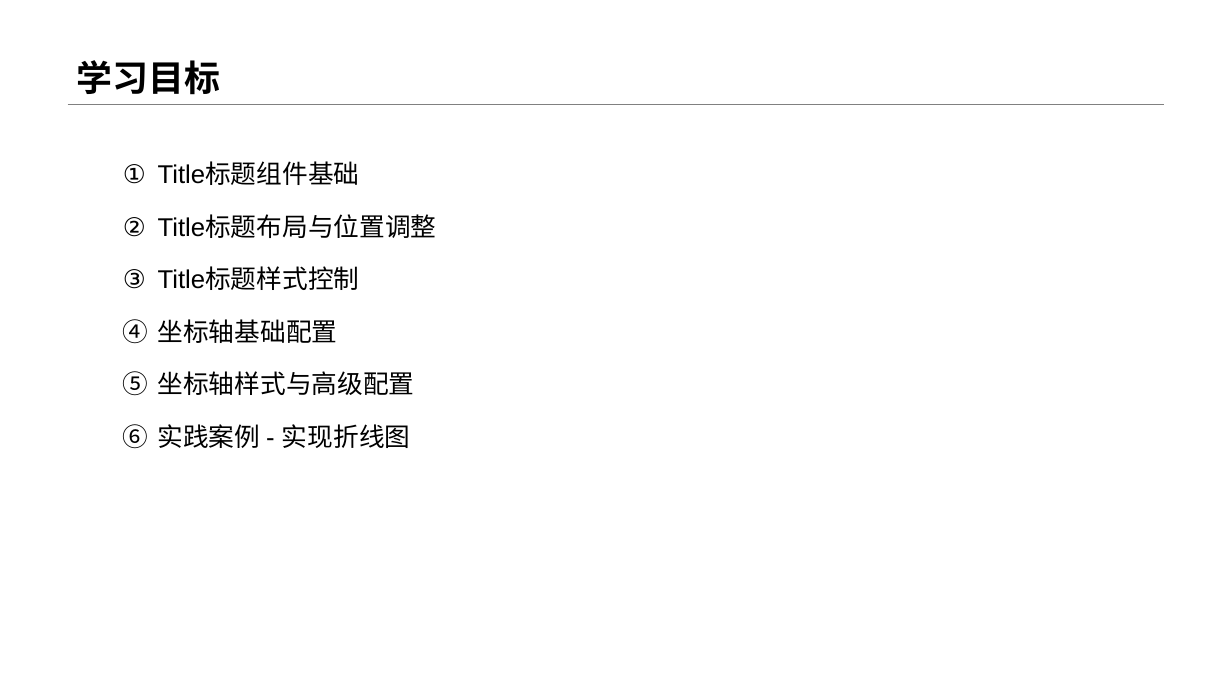
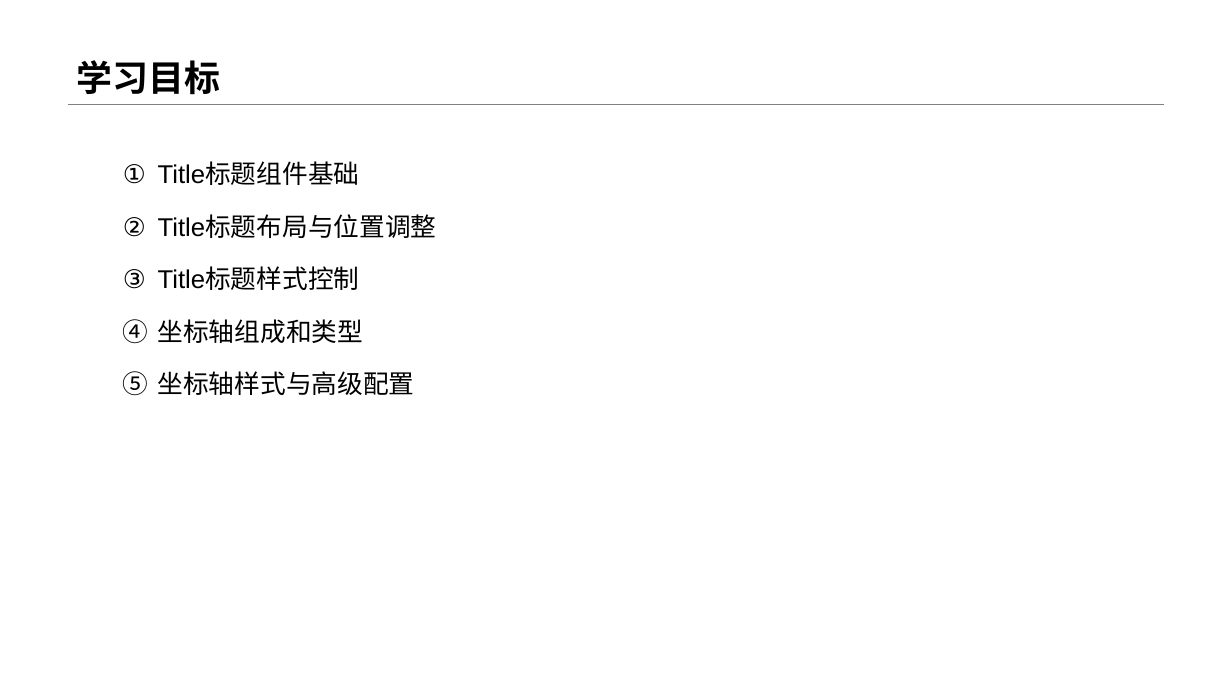
Before and after one commit to menglin1997/vchartCourse, a slide deck: slide 2 of code/Chapter 2 - Detailed Explanation of Chart Concepts/07-Title and coordinate axis control/07-标题和坐标轴配置.pptx. Drawn at 1232x693 pixels with LibreOffice and Linux fonts; fonts in the diff are those of the drawing. Boxes give left, top, right and bottom in pixels: in the first picture for what was removed or moved away, otherwise in the second. Text is boxed around its words. In the diff, an @@ line names an element or a change of style, - is before the commit and + after.

```diff
--- a/code/Chapter 2 - Detailed Explanation of Chart Concepts/07-Title and coordinate axis control/07-标题和坐标轴配置.pptx
+++ b/code/Chapter 2 - Detailed Explanation of Chart Concepts/07-Title and coordinate axis control/07-标题和坐标轴配置.pptx
@@ text at [158,319,364,343]: text changed @@
-  4. 坐标轴基础配置
+  4. 坐标轴组成和类型
@@ text at [158,424,410,448]: paragraph removed @@
-  6. 实践案例 - 实现折线图
```
Also in this commit, not shown: 8 slides added, 7 other files.
